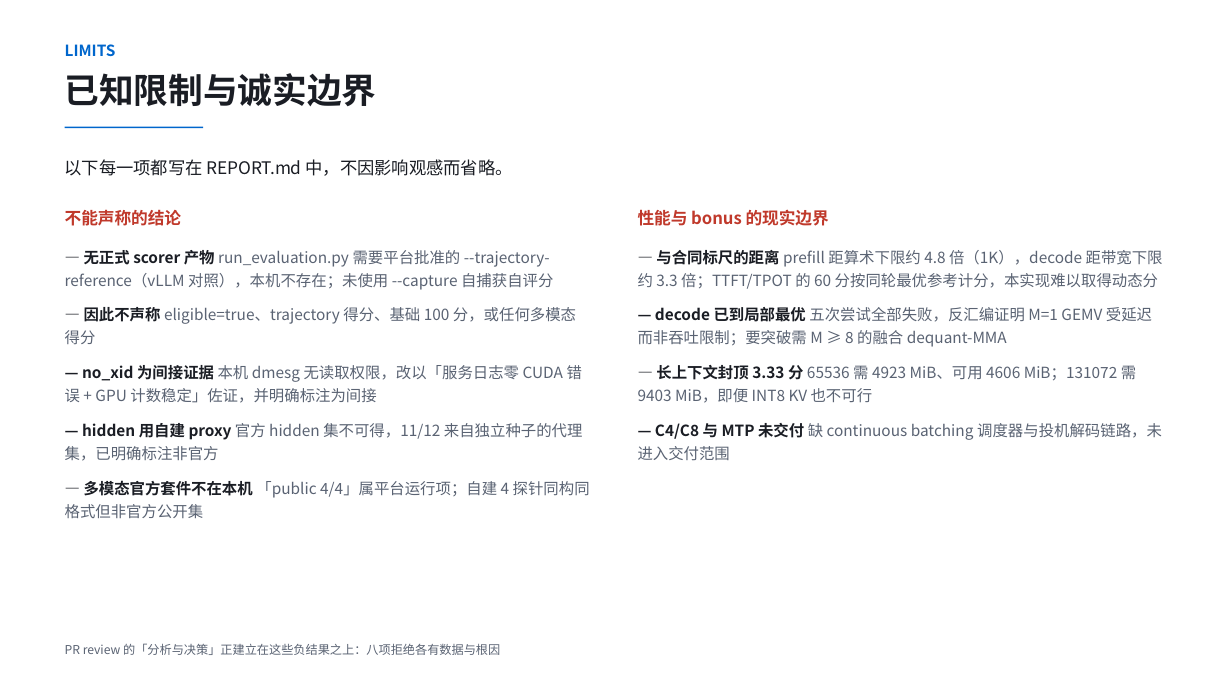
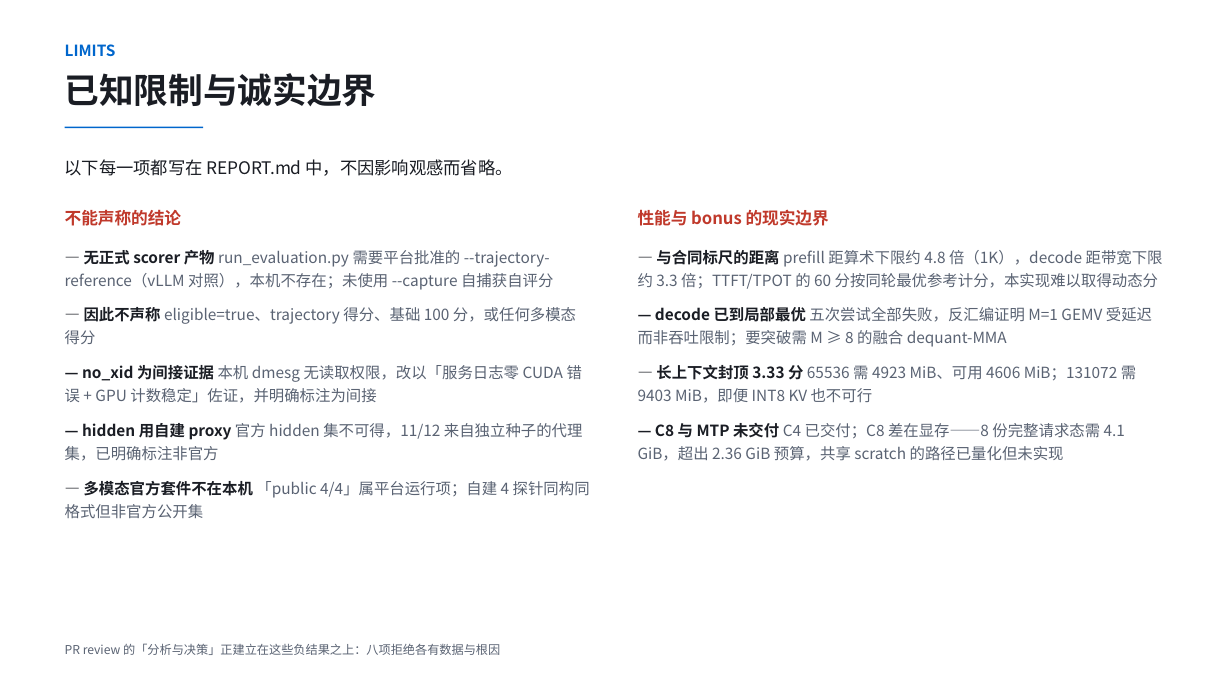
Before and after one commit to mygqdmmss/ApxInf, a slide deck: slide 10 of pdf/项目6_程仁龙_4090能飞_v1.pptx. Drawn at 1232x693 pixels with LibreOffice and Linux fonts; fonts in the diff are those of the drawing. Boxes give left, top, right and bottom in pixels: in the first picture for what was removed or moved away, otherwise in the second. Text is boxed around its words. In the diff, an @@ line names an element or a change of style, - is before the commit and + after.

```diff
--- a/pdf/项目6_程仁龙_4090能飞_v1.pptx
+++ b/pdf/项目6_程仁龙_4090能飞_v1.pptx
@@ text at (x1=638, y1=423, x2=1125, y2=461): text changed @@
-— C4/C8 与 MTP 未交付 缺 continuous batching 调度器与投机解码链路，未进入交付范围
+— C8 与 MTP 未交付 C4 已交付；C8 差在显存——8 份完整请求态需 4.1 GiB，超出 2.36 GiB 预算，共享 scratch 的路径已量化但未实现
```
Also in this commit, not shown: 5 other slides changed, 1 slide added, 3 other files.
